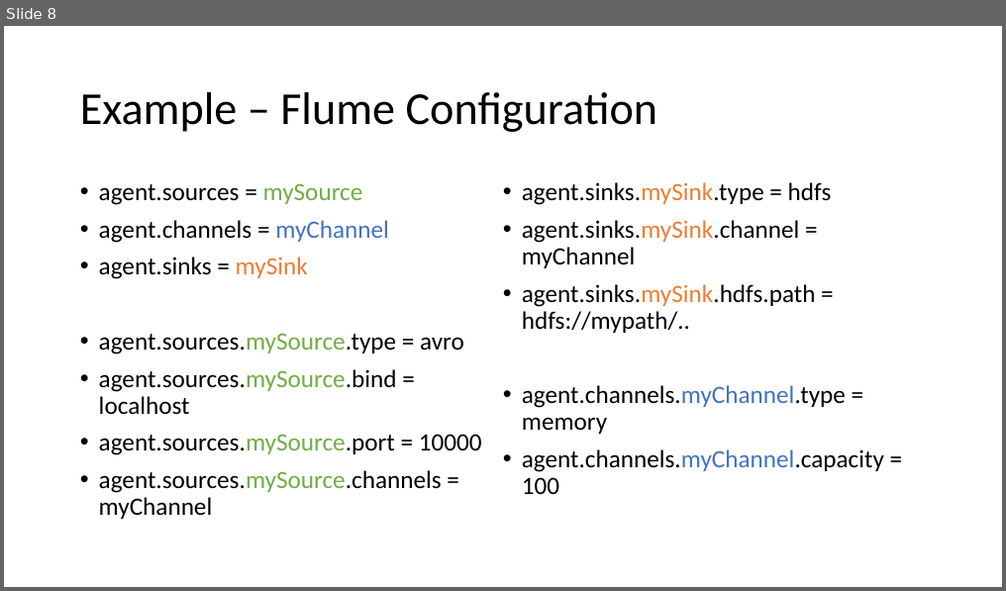
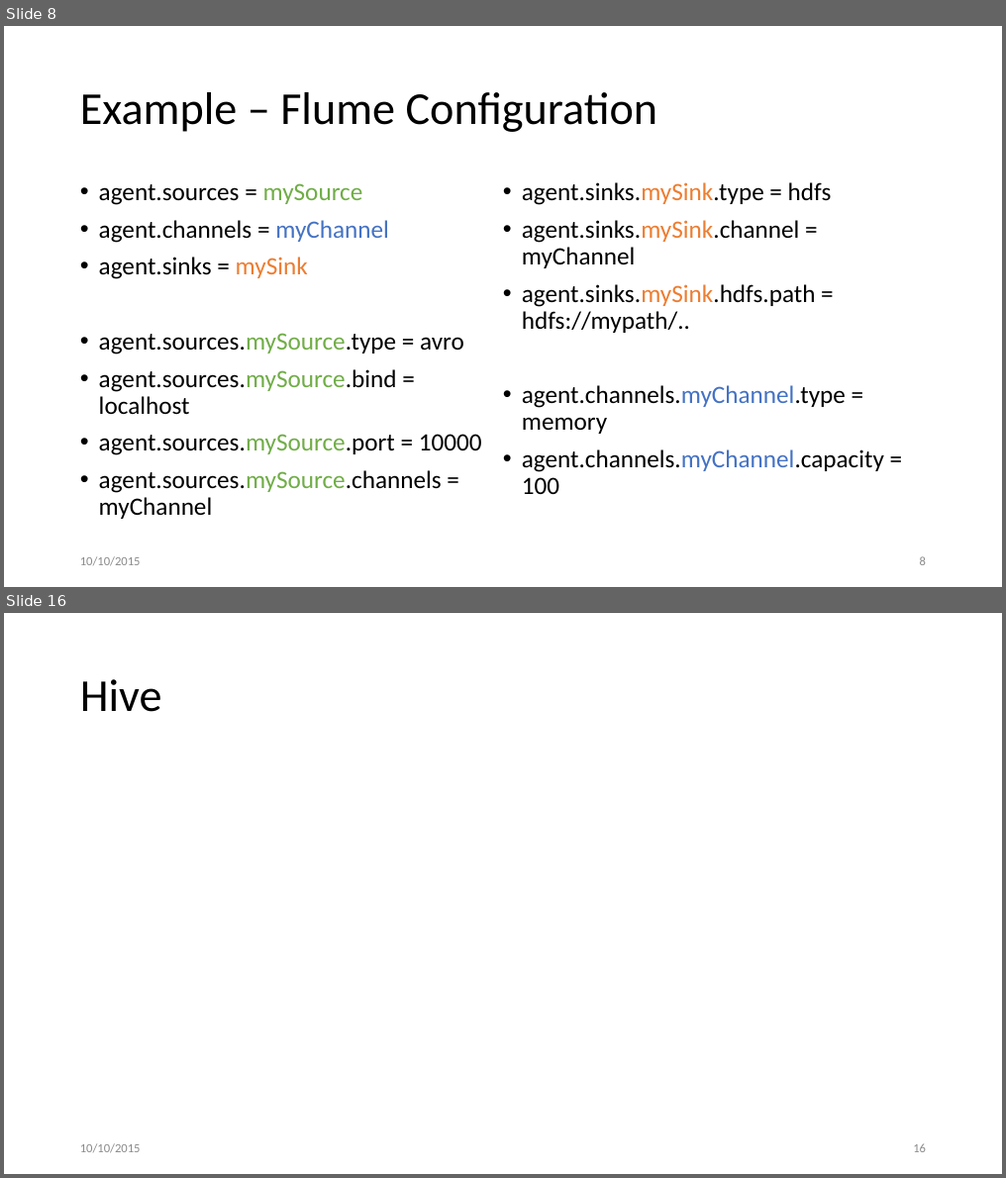
Before and after one commit to ckuka/SHDS, a slide deck: slides/ShanghaiDataScience_201509.pptx. Shown one above the other, each under a label of ours: slide 8 before the commit, slides 8 and 16 after it; the slides between them are not shown. The pictures are 1006x591 and 1006x1178 pixels, drawn with LibreOffice and Linux fonts; fonts in the diff are those of the drawing. Boxes give left, top, right and bottom in pixels: in the first picture for what was removed or moved away, otherwise in the second. Text is boxed around its words. In the diff, an @@ line names an element or a change of style, - is before the commit and + after.

```diff
--- a/slides/ShanghaiDataScience_201509.pptx
+++ b/slides/ShanghaiDataScience_201509.pptx
@@ slide 16 added at box(4, 613, 1002, 1174), background #FFFFFF @@
@@ title added at box(80, 679, 162, 712), 44 pt, text #000000 @@
+Hive
@@ text added at box(80, 1144, 141, 1154), 12 pt, text #8C8C8C @@
+10/10/2015
@@ page number added at box(913, 1144, 926, 1153), 12 pt, text #8C8C8C @@
+16
@@ slide 8 changed as well @@
@@ text added at box(80, 557, 141, 567), 12 pt, text #8C8C8C @@
+10/10/2015
@@ page number added at box(920, 557, 926, 566), 12 pt, text #8C8C8C @@
+8
```
Also in this commit, not shown: 9 other slides changed, 6 other slides added, 2 slides removed.
